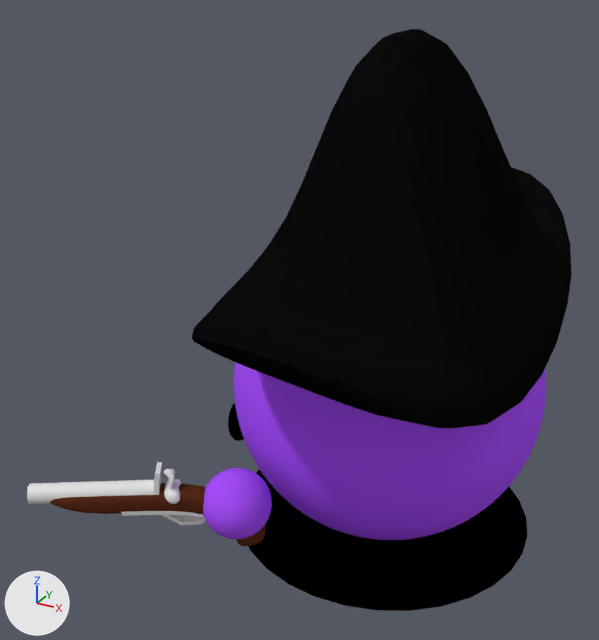
Before and after pictures for a commit that changed the Blender file blender/persos.blend.
The view is the same before and after, from a 50 mm lens placed at (1.82, -4.5, 3.56), pointed at (-0.5, -0.28, 1.45). The lights are fixed; the arrows at lower left show +X, +Y and +Z.
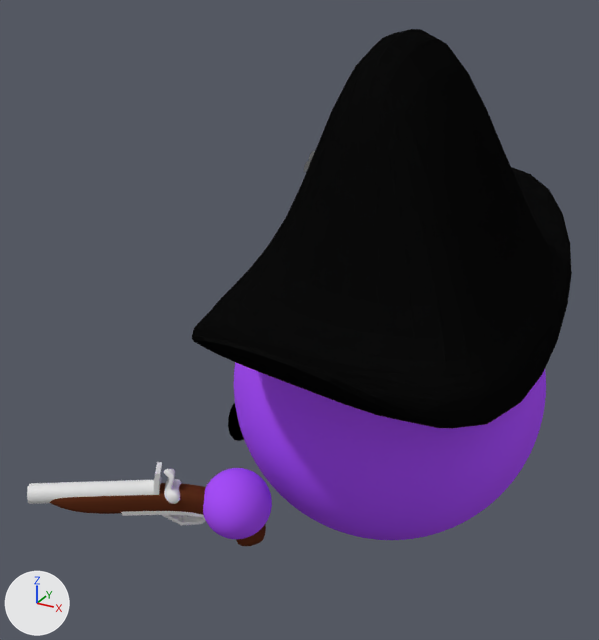
Changed parts and their boxes [x1, y1, x2, y2] in the pictures (599 x 640 px):
'Circle', hidden (black)
    before: [248, 469, 527, 611]

The change in detail:
Object 'Circle' (ob_circle) is now hidden.
